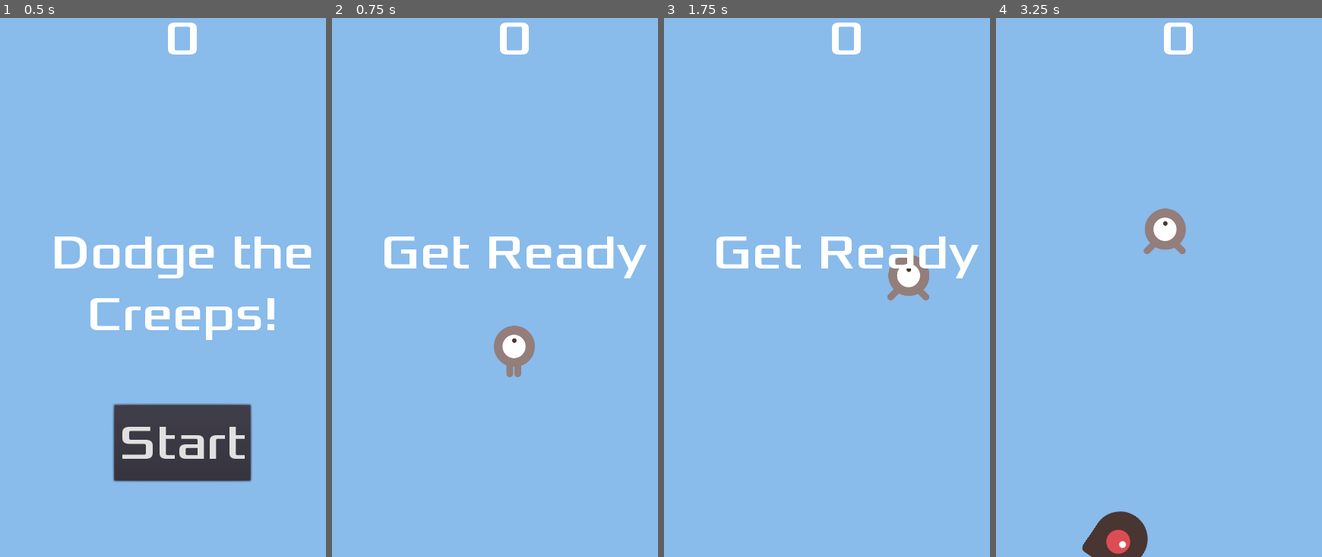
Above: before the commit, frames 1-4 (left to right).
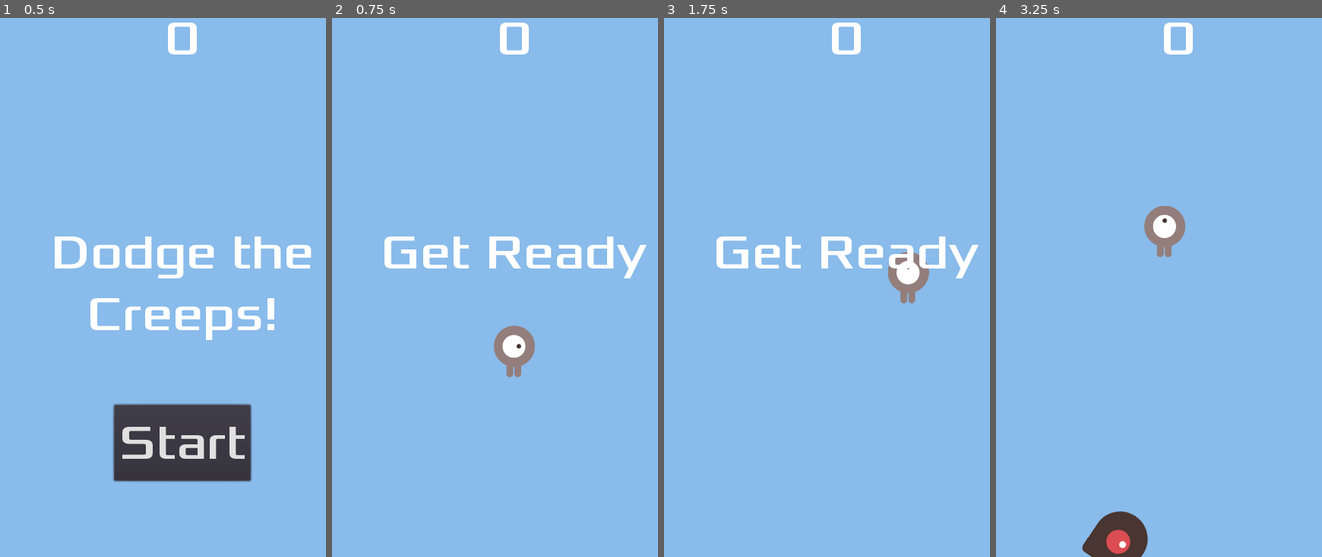
Above: after the commit, the same moments.

Repository: clanam/godot-00-tutorial
Game: Godot game, scene res://Main.tscn
Two runs of this game, one before a commit and one after it. Both use one fixed random seed, a clock stepped at 60 frames per second and the inputs below.
Inputs (mouse positions are in pixels of both pictures, inside the frame that each line leads up to):
- Up to frame 1 (0.5 s): no input
- Up to frame 2 (0.75 s): click "Start" at 0.5 s
- Up to frame 3 (1.75 s): tap Enter at 1.25 s; move the mouse to (928, 255) at 1.27 s; click (928, 255) at 1.42 s
- Up to frame 4 (3.25 s): drag from (1106, 309) to (1256, 260) at 2.02 s; move the mouse to (1214, 163) at 2.77 s; click (1214, 163) at 2.92 s

Frame 1 is identical in both runs. In frame 2, less than 0.1% of the frame differs, in the area x 53-60%, y 58-64%; in frame 3, 0.3%; in frame 4, 0.4%, in the area x 45-59%, y 34-45%.

Commit message:
[💮] upgrade gut & add a test
figured out how to get nodes w/in the tests. also fixed a mini bug

Diff:
--- a/Player.gd
+++ b/Player.gd
@@ -45,18 +45,17 @@
 
 func _set_animation_type(velocity):
 	# Clear the flip states
+	$AnimatedSprite.animation = "walk"
 	$AnimatedSprite.flip_h = velocity.x < 0
 	$AnimatedSprite.flip_v = false
 
-	if abs(velocity.x) > abs(velocity.y):
-		$AnimatedSprite.animation = "walk"
-	elif velocity.y != 0:
+	if abs(velocity.x) < abs(velocity.y):
 		$AnimatedSprite.animation = "up"
 		$AnimatedSprite.flip_v = velocity.y > 0
 
 func start(pos):
 	position = pos
 	target = pos
-	_set_animation_type(Vector2()) # clear animation
+	_set_animation_type(Vector2.ZERO) # clear animation
 	show()
 	$CollisionShape2D.disabled = false
--- a/test/unit/test_player.gd
+++ b/test/unit/test_player.gd
@@ -5,18 +5,30 @@
 
 func before_each():
 	_player = Player.instance()
-	# _player = autofree(Player.new())
+
+
+func after_each():
+	_player.queue_free()
 
 
 func test_start_sets_player_position():
 	var pos = Vector2(3, 2)
 	_player.start(pos)
-	assert_eq(_player.position.x, 3)
-	assert_eq(_player.position.y, 2)
+	assert_eq(_player.position.x, 3.0)
+	assert_eq(_player.position.y, 2.0)
 
 
 func test_start_sets_player_target():
 	var pos = Vector2(41, 25)
 	_player.start(pos)
-	assert_eq(_player.target.x, 41)
-	assert_eq(_player.target.y, 25)
+	assert_eq(_player.target.x, 41.0)
+	assert_eq(_player.target.y, 25.0)
+
+
+func test_start_sets_player_animation_walk():
+	var pos = Vector2(41, 25)
+	_player.start(pos)
+	var sprite = _player.get_node('AnimatedSprite')
+	assert_eq(sprite.animation, "walk")
+	assert_eq(sprite.flip_h, false)
+	assert_eq(sprite.flip_v, false)
Not shown, added: addons/gut/autofree.gd
Binary file added: addons/gut/fonts/AnonymousPro-Bold.ttf
Binary file added: addons/gut/fonts/AnonymousPro-BoldItalic.ttf
Binary file added: addons/gut/fonts/AnonymousPro-Italic.ttf
Binary file added: addons/gut/fonts/AnonymousPro-Regular.ttf
Binary file added: addons/gut/fonts/CourierPrime-Bold.ttf
Binary file added: addons/gut/fonts/CourierPrime-BoldItalic.ttf
Binary file added: addons/gut/fonts/CourierPrime-Italic.ttf
Binary file added: addons/gut/fonts/CourierPrime-Regular.ttf
Binary file added: addons/gut/fonts/LobsterTwo-Bold.ttf
Binary file added: addons/gut/fonts/LobsterTwo-BoldItalic.ttf
Binary file added: addons/gut/fonts/LobsterTwo-Italic.ttf
(and 8 more such lines)
